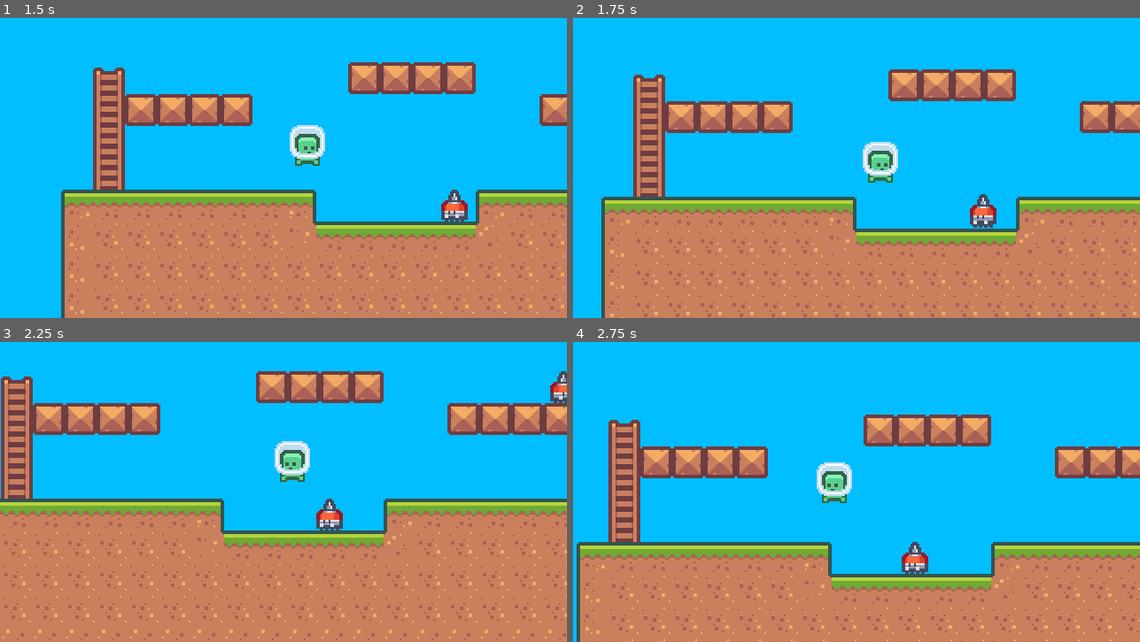
Above: before the commit, frames 1-4 (two rows, left to right).
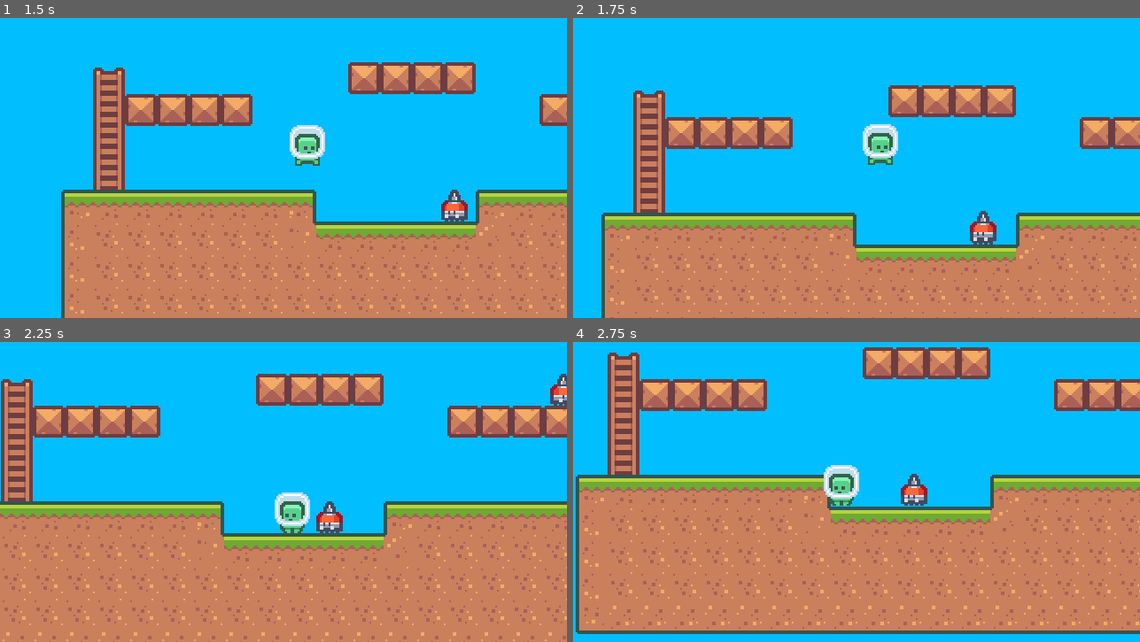
Above: after the commit, the same moments.

Repository: rafaelmuto/PixelPlataformTutorial
Game: Godot game, scene res://World.tscn
The game is run twice, just before and just after one commit, with the same random seed, the same clock (stepped at 60 frames per second) and the same inputs.
Inputs:
- Up to frame 1 (1.5 s): hold Up (ui_up) 0.53-1.28 s; hold Right (ui_right) from 0.53 s (still down); tap Up (ui_up) at 1.35 s
- Up to frame 2 (1.75 s): keep holding Right (ui_right); tap Up (ui_up) at 1.52 s
- Up to frame 3 (2.25 s): tap Up (ui_up) at 1.82 s; release Right (ui_right) at 2.03 s; hold Left (ui_left) from 2.03 s (still down); hold Up (ui_up) from 2.03 s (still down)
- Up to frame 4 (2.75 s): keep holding Left (ui_left); keep holding Up (ui_up)

Frame 1 is identical in both runs. In frame 2, 24% of the frame differs, in the area x 5-100%, y 17-100%; in frame 3, 14%; in frame 4, 49%, in the area x 0-100%, y 1-100%.

Commit message:
doble jump, coyote jump and jump buffer

Diff:
--- a/Player/MovementData/DefaultMovementData.tres
+++ b/Player/MovementData/DefaultMovementData.tres
@@ -12,3 +12,4 @@
 GRAVITY = 5
 ADDITIONAL_FALL_GRAVITY = 2
 CLIMB_SPEED = 50
+DOUBLE_JUMP_COUNT = 1
--- a/Player/MovementData/MovementData.gd
+++ b/Player/MovementData/MovementData.gd
@@ -9,3 +9,4 @@
 export (int) var GRAVITY = 5
 export (int) var ADDITIONAL_FALL_GRAVITY = 2
 export (int) var CLIMB_SPEED = 50
+export (int) var DOUBLE_JUMP_COUNT = 1
--- a/Player/Player.gd
+++ b/Player/Player.gd
@@ -9,17 +9,19 @@
 
 onready var animatedSprite = $AnimatedSprite
 onready var ladderCheck = $LadderCheck
+onready var jumpBufferTimer = $JumpBufferTimer
+onready var coyoteJumpTimer = $CoyoteJumpTimer
 
+
+var double_jump
+var buffered_jump = false
+var coyote_jump = false
 
 # Called when the node enters the scene tree for the first time.
 func _ready():
 	animatedSprite.frames = load("res://Player/Skin/PlayerGreenSkin.tres")
-
-
-# Called every frame. 'delta' is the elapsed time since the previous frame.
-#func _process(delta):
-#	pass
-
+	moveData = moveData as MovementData
+	double_jump = moveData.DOUBLE_JUMP_COUNT
 
 func _physics_process(_delta):
 	var input = Vector2.ZERO
@@ -45,24 +47,49 @@
 		animatedSprite.flip_h = input.x > 0
 
 	if is_on_floor():
-		if Input.is_action_just_pressed("ui_up"):
-			velocity.y = moveData.JUMP_FORCE
+		double_jump = moveData.DOUBLE_JUMP_COUNT
 	else:
 		animatedSprite.animation = 'jump'
+
+	if can_jump():
+		input_jump()
+	else:
+		# jump release
 		if Input.is_action_just_released("ui_up") and velocity.y < moveData.JUMP_RELEASE_FORCE:
 			velocity.y = moveData.JUMP_RELEASE_FORCE
 
+		# double jump
+		if Input.is_action_just_pressed("ui_up") and double_jump > 0:
+			velocity.y = moveData.JUMP_FORCE
+			double_jump -= 1
+			# this animation is waaay too fast...
+			# animatedSprite.animation = 'idle'
+			# animatedSprite.frame = 0
+
+		# buffer jump
+		if Input.is_action_just_pressed("ui_up"):
+			buffered_jump = true
+			jumpBufferTimer.start()
+
+		# fast fall
 		if velocity.y > 0:
 			velocity.y += moveData.ADDITIONAL_FALL_GRAVITY
 
 	var was_in_air = not is_on_floor()
+	var was_on_floor = is_on_floor()
 
+	# move_and_slide() actualy moves the Player
 	velocity = move_and_slide(velocity, Vector2.UP)
 
 	var just_landed = is_on_floor() and was_in_air
 	if just_landed:
 		animatedSprite.animation = 'run'
 		animatedSprite.frame = 1
+
+	var just_left_ground = not is_on_floor() and was_on_floor
+	if just_left_ground and velocity.y >= 0:
+		coyote_jump = true
+		coyoteJumpTimer.start()
 
 
 func climb_state(input):
@@ -77,8 +104,20 @@
 	velocity = move_and_slide(velocity, Vector2.UP)
 
 
+func can_jump():
+	return is_on_floor() or coyote_jump
+
+
+func input_jump():
+	if Input.is_action_just_pressed("ui_up") or buffered_jump:
+			velocity.y = moveData.JUMP_FORCE
+			buffered_jump = false
+			coyote_jump = false
+
+
 func is_on_ladder():
 	return ladderCheck.is_colliding()
+
 
 func apply_gravity():
 	velocity.y += moveData.GRAVITY
@@ -91,3 +130,11 @@
 
 func apply_acceleration(amount: float):
 	velocity.x = move_toward(velocity.x, moveData.MAX_SPEED * amount, moveData.ACCELERATION)
+
+
+func _on_JumpBufferTimer_timeout():
+	buffered_jump = false
+
+
+func _on_CoyoteJumpTimer_timeout():
+	pass # Replace with function body.
--- a/Player/Player.tscn
+++ b/Player/Player.tscn
@@ -32,3 +32,14 @@
 enabled = true
 cast_to = Vector2( 0, 17 )
 collision_mask = 4
+
+[node name="JumpBufferTimer" type="Timer" parent="."]
+wait_time = 0.1
+one_shot = true
+
+[node name="CoyoteJumpTimer" type="Timer" parent="."]
+wait_time = 0.2
+one_shot = true
+
+[connection signal="timeout" from="JumpBufferTimer" to="." method="_on_JumpBufferTimer_timeout"]
+[connection signal="timeout" from="CoyoteJumpTimer" to="." method="_on_CoyoteJumpTimer_timeout"]
